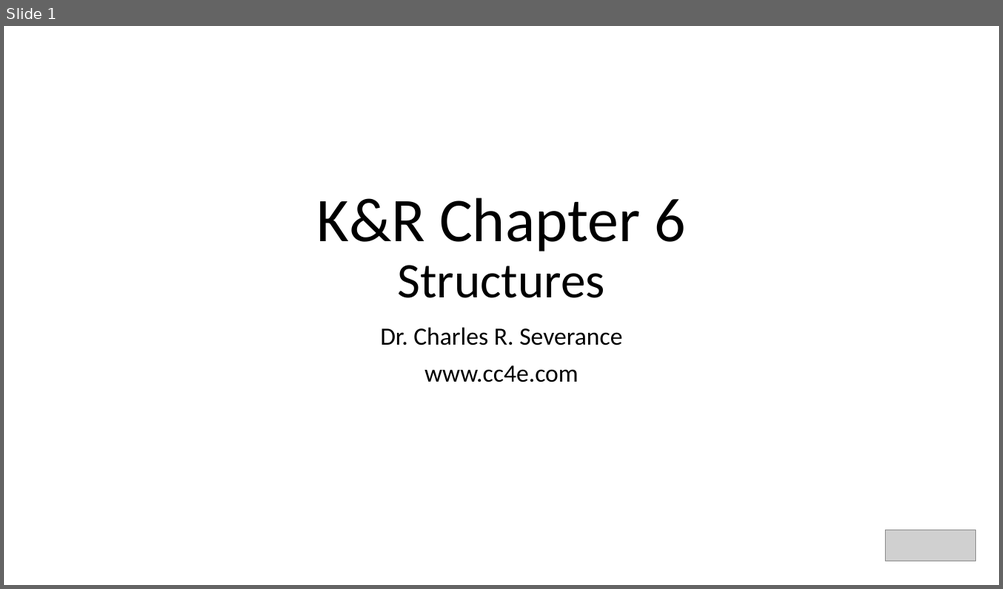
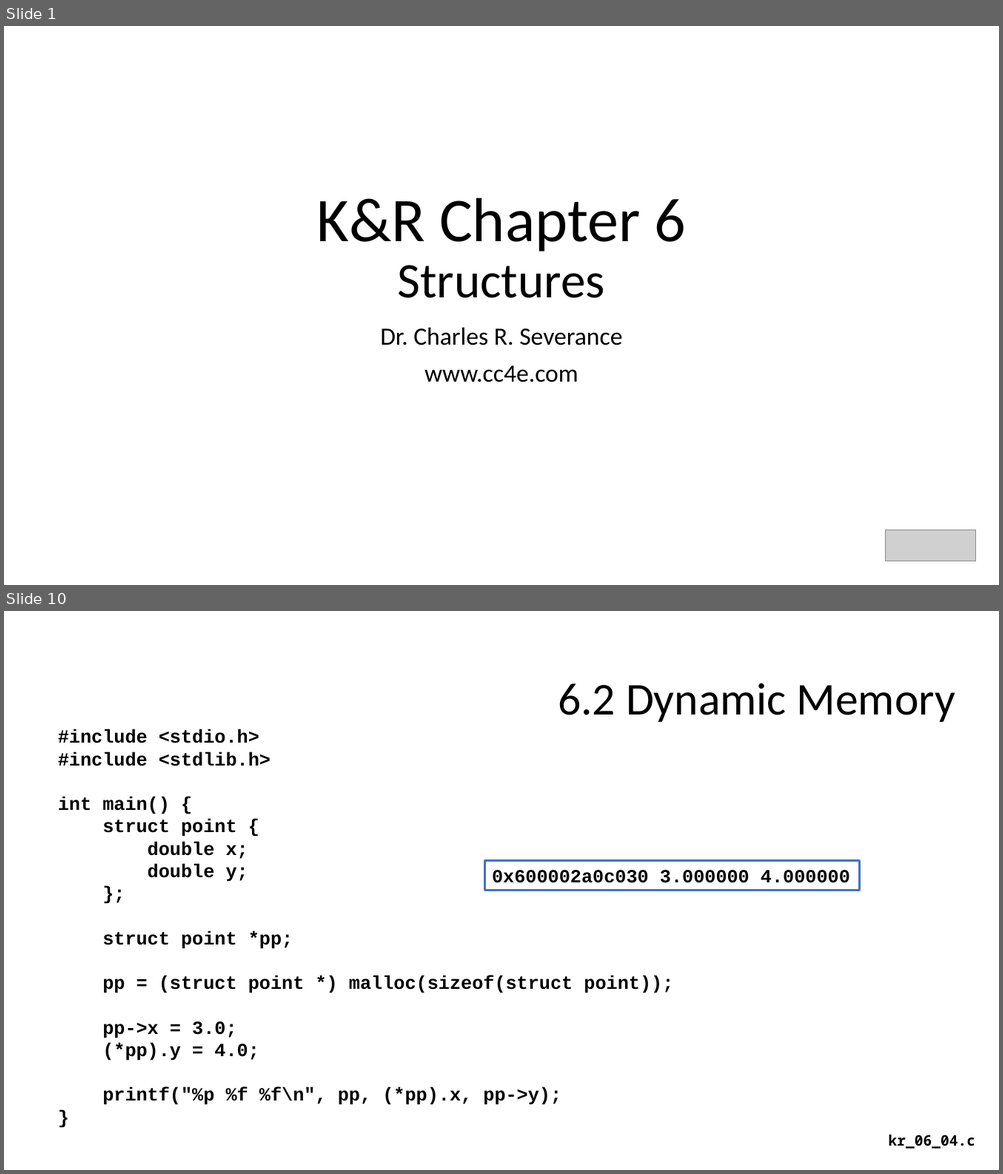
Before and after one commit to csev/cc4e, a slide deck: lectures/KR-6.pptx. Shown one above the other, each under a label of ours: slide 1 before the commit, slides 1 and 10 after it; the slides between them are not shown. The pictures are 1003x589 and 1003x1174 pixels, drawn with LibreOffice and Linux fonts; fonts in the diff are those of the drawing; grey boxes stand for pictures. Boxes give left, top, right and bottom in pixels: in the first picture for what was removed or moved away, otherwise in the second. Text is boxed around its words. In the diff, an @@ line names an element or a change of style, - is before the commit and + after.

```diff
--- a/lectures/KR-6.pptx
+++ b/lectures/KR-6.pptx
@@ slide 10 added at bbox=[4, 611, 999, 1170], background #FFFFFF @@
@@ title added at bbox=[558, 683, 955, 722], 44 pt, text #000000 @@
+6.2 Dynamic Memory
@@ text added at bbox=[58, 729, 673, 1105], 18 pt, text #000000, bold @@
+#include <stdio.h>
+#include <stdlib.h>
+int main() {
+struct point {
+double x;
+double y;
+};
+struct point *pp;
+pp = (struct point *) malloc(sizeof(struct point));
+pp->x = 3.0;
+(*pp).y = 4.0;
+printf("%p %f %f\n", pp, (*pp).x, pp->y);
+}
@@ rectangle added at bbox=[484, 861, 859, 891], outline #4472C4 2.25 pt, 18 pt, text #000000, bold @@
+0x600002a0c030 3.000000 4.000000
@@ text added at bbox=[888, 1135, 976, 1149], 14 pt, text #000000, bold @@
+kr_06_04.c
```
Also in this commit, not shown: 1 slide changed, 32 other slides added, 1 slide removed, 8 other files.
